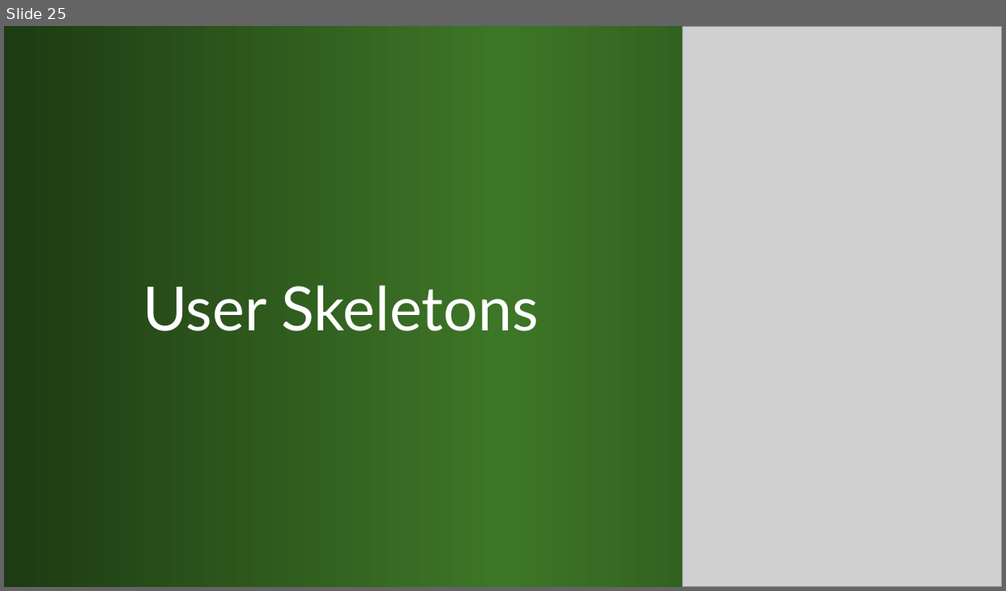
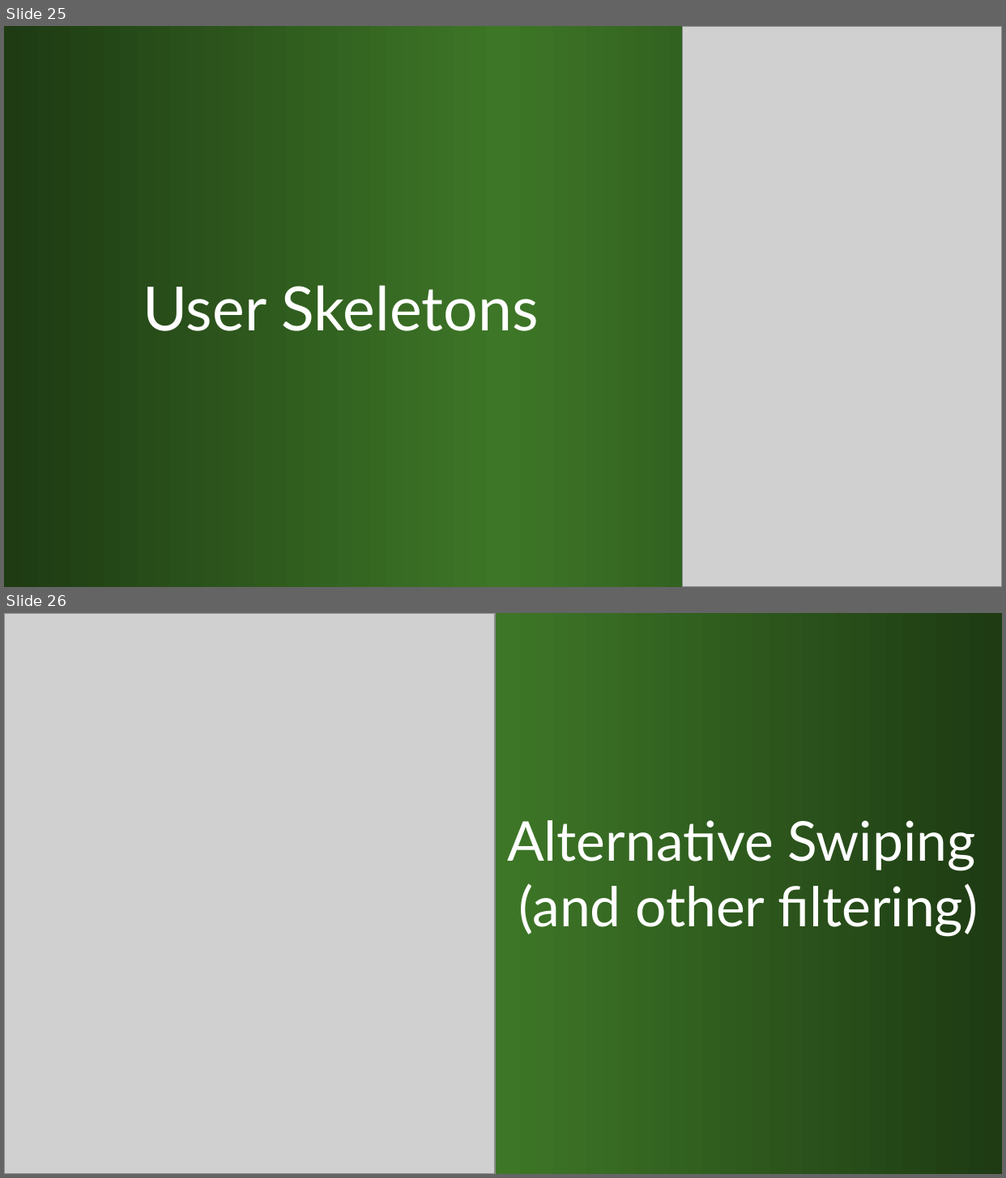
Before and after one commit to kindohm/kinect-nite-dev, a slide deck: slides/KinectDev.pptx. Shown one above the other, each under a label of ours: slide 25 before the commit, slides 25 and 26 after it. The pictures are 1006x591 and 1006x1178 pixels, drawn with LibreOffice and Linux fonts; fonts in the diff are those of the drawing; grey boxes stand for pictures. Boxes give left, top, right and bottom in pixels: in the first picture for what was removed or moved away, otherwise in the second. Text is boxed around its words. In the diff, an @@ line names an element or a change of style, - is before the commit and + after.

```diff
--- a/slides/KinectDev.pptx
+++ b/slides/KinectDev.pptx
@@ slide 26 added at box(4, 613, 1002, 1174), background gradient #1E3B13 to #3D7627 @@
@@ picture added at box(4, 613, 495, 1174) @@
@@ title added at box(507, 820, 978, 936), 39.6 pt, text #FFFFFF @@
+Alternative Swiping
+(and other filtering)
```
Also in this commit, not shown: 22 other files.
